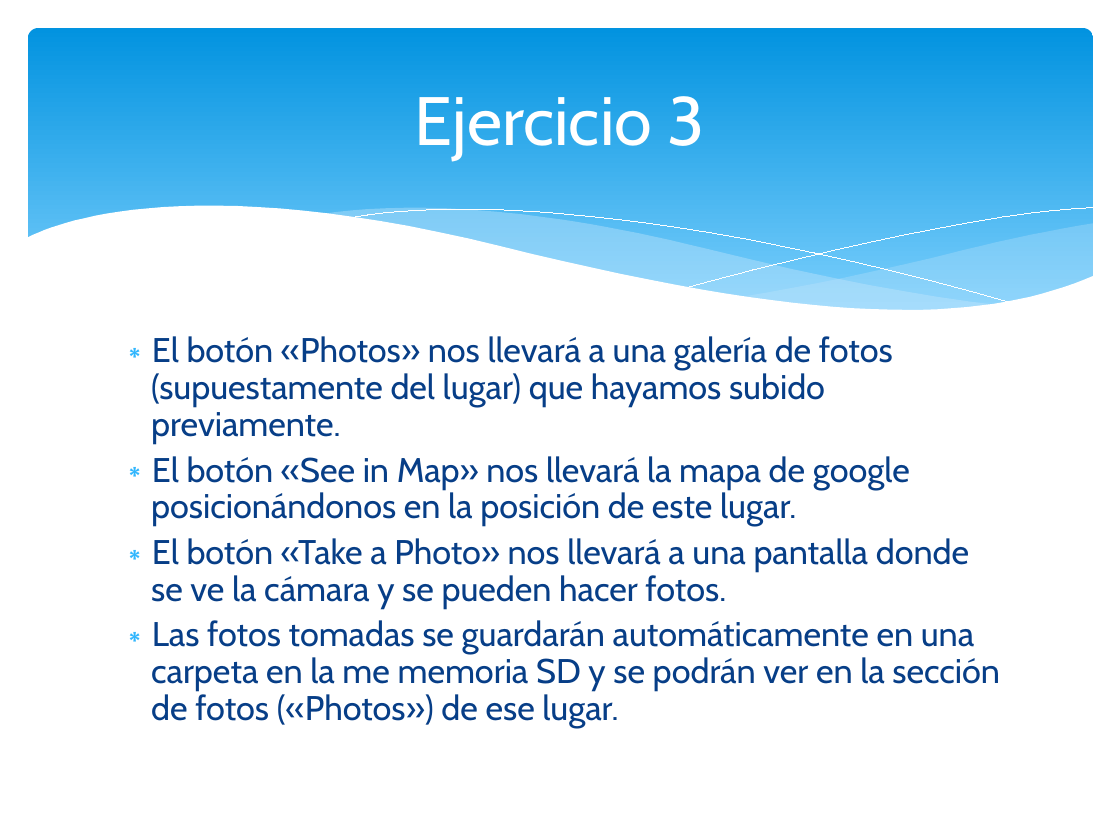
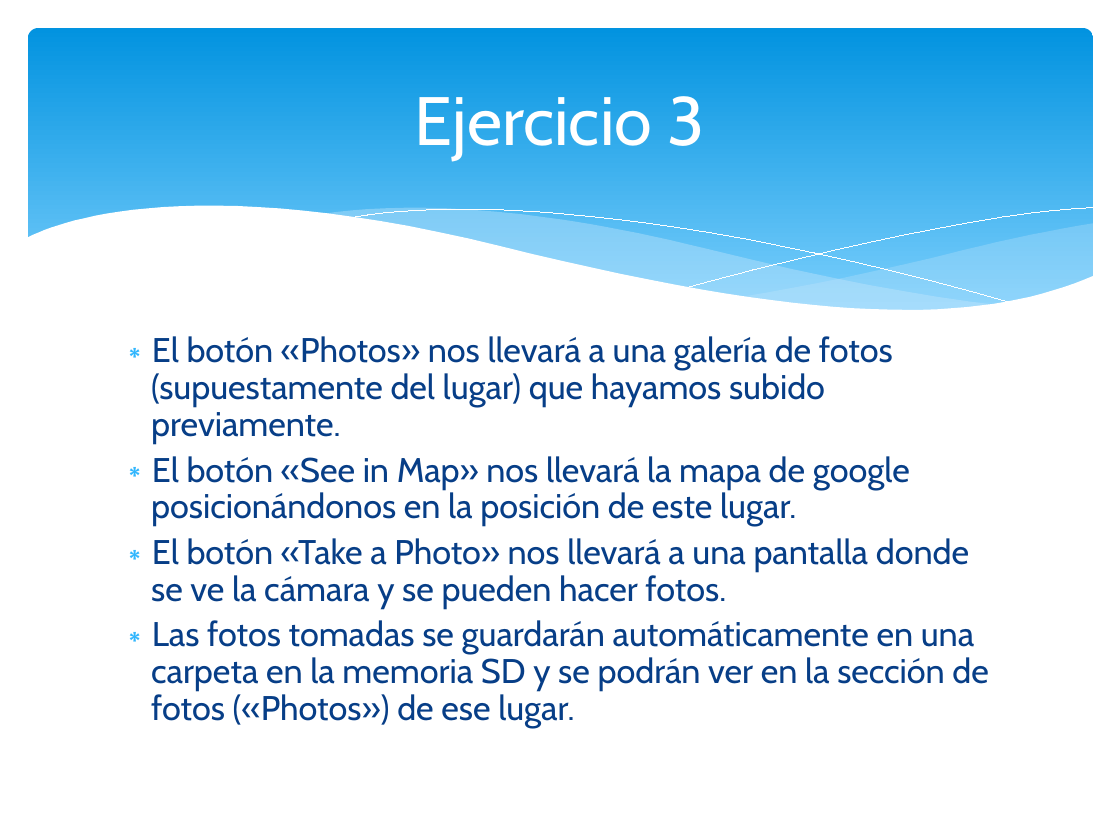
Before and after one commit to OrionGG/ivandroid, a slide deck: slide 6 of doc/Entrega Bloque I Android.ppt. Drawn at 1120x840 pixels with LibreOffice and Linux fonts; fonts in the diff are those of the drawing. Boxes give left, top, right and bottom in pixels: in the first picture for what was removed or moved away, otherwise in the second. Text is boxed around its words. In the diff, an @@ line names an element or a change of style, - is before the commit and + after.

```diff
--- a/doc/Entrega Bloque I Android.ppt
+++ b/doc/Entrega Bloque I Android.ppt
@@ text at bbox=[151, 620, 988, 729]: text changed @@
-∗ Las fotos tomadas se guardarán automáticamente en una carpeta en la me memoria SD y se podrán ver en la sección de fotos («Photos») de ese lugar.
+∗ Las fotos tomadas se guardarán automáticamente en una carpeta en la memoria SD y se podrán ver en la sección de fotos («Photos») de ese lugar.
```
Also in this commit, not shown: 6 other slides changed.
